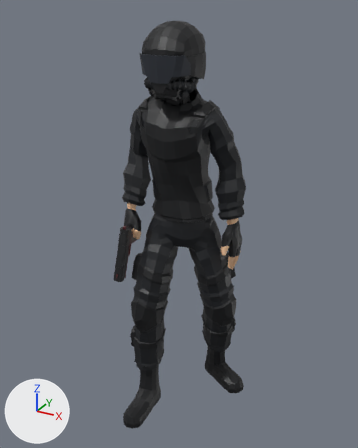
The glTF model public/avatares/av-ninja-dojo.glb as it was, and as the next commit left it.
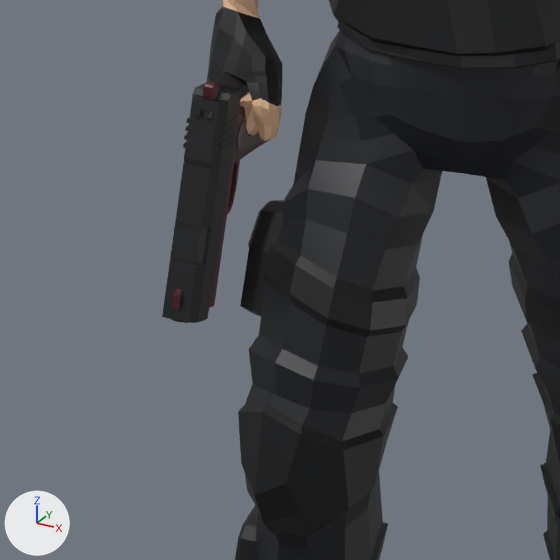
There are two pictures of each version: one whole from a 50 mm lens placed at (0.998, -1.774, 1.863), pointed at (0.006, 0.03, 0.96), one close up on the part from 21% to 58% of the width and 46% to 75% of the height. The lights are fixed; the arrows at lower left show +X, +Y and +Z. The first two pictures are the older version. Vertices at exactly the same position are counted once.

The first close-up shows 'Pistol'.
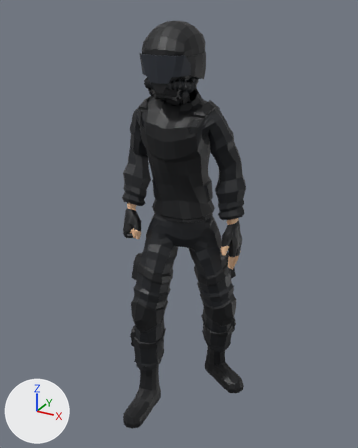
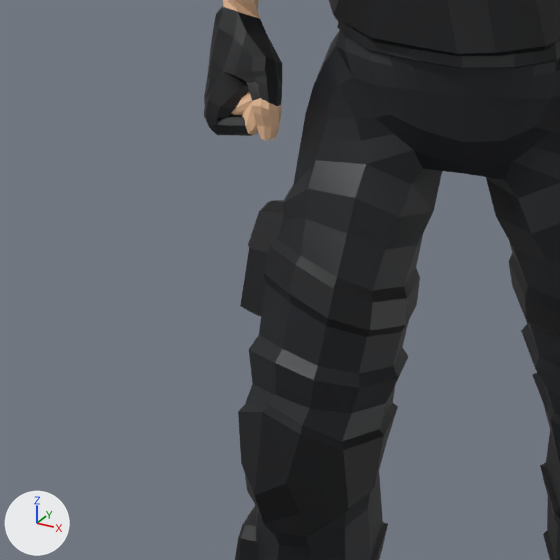
Boxes [x1, y1, x2, y2] around the edits, measured in the close-ups (560 x 560 px):
'Pistol', reshaped: before [162, 0, 560, 560]; after [204, 0, 560, 560]
part 1 of me_cube_204, deleted: before [162, 81, 241, 323]
part 2 of me_cube_204, cut back: before [209, 83, 271, 308]; after [206, 103, 255, 134]

The change in detail:
me_cube_204 is used by ob_pistol; location (-0.019, 0.146, 0.001).
me_cube_204 had 4529 vertices, 8793 faces and spanned x -0.28..0.32, y -0.46..0.17, z 0.0..1.81.
me_cube_204 no longer uses material mat_darkbrown (brown #4b3e36).
me_cube_204 no longer uses material mat_grey (dark red #4a0f14).
me_cube_204 no longer uses material mat_black (black #0a0c10).
me_cube_204 now has 3949 vertices, 7753 faces and spans x -0.28..0.32, y -0.46..0.17, z 0.0..1.81.
me_cube_204 part 1: 16 loose pieces with 356 vertices, spanning x -0.21..-0.16, y -0.34..-0.2, z 0.71..0.96, are deleted.
me_cube_204 part 2: 26 vertices moved within x -0.22..-0.17, y -0.22..-0.12, z 0.86..0.91; 224 vertices removed from x -0.22..-0.16, y -0.3..-0.11, z 0.71..0.94.
